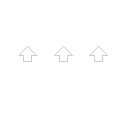
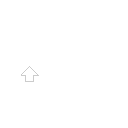
Layer changes from the first 128 × 128 image to the second:
painted on "Layer 4" over [19,46,108,82]
